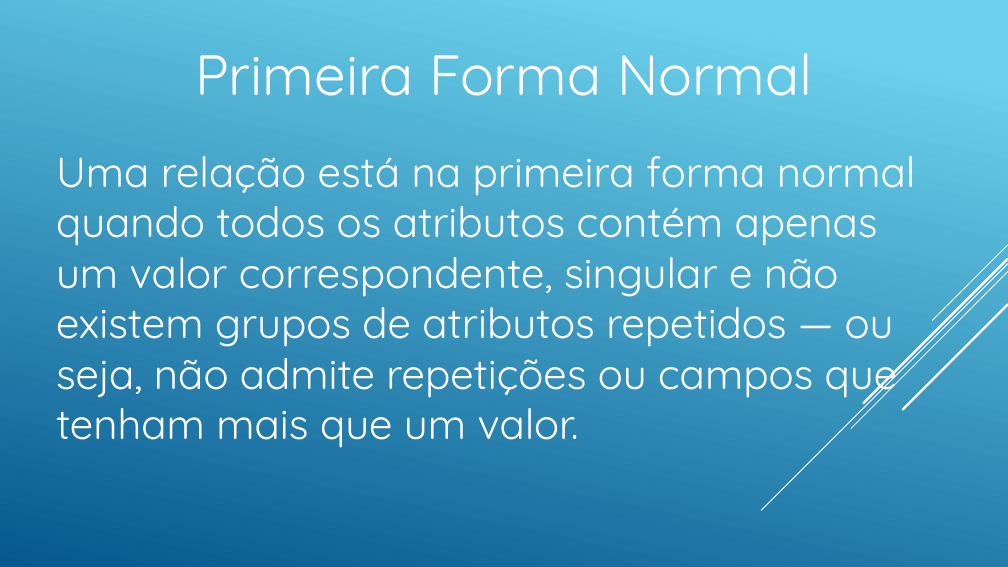
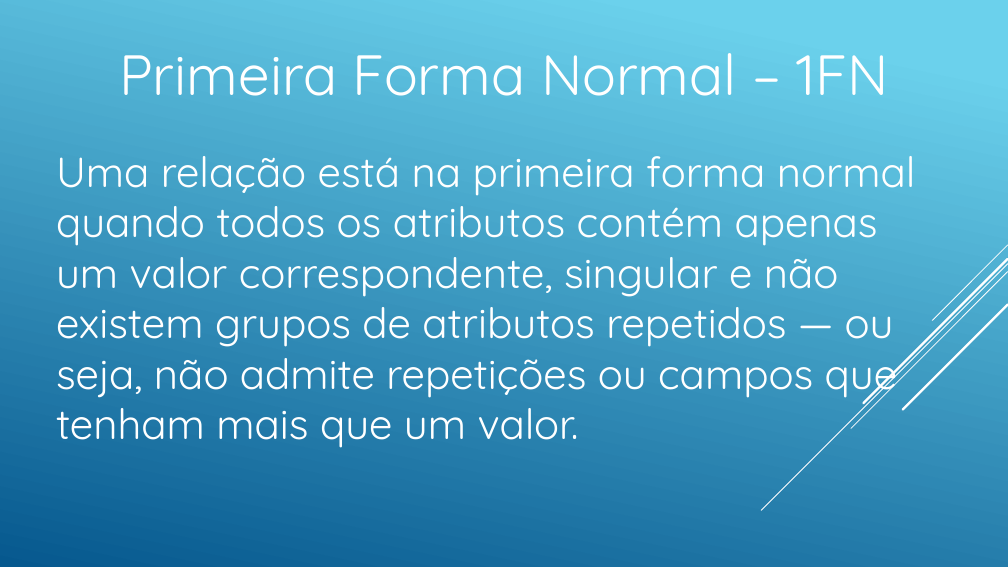
Before and after one commit to andreneves/BDIII, a slide deck: slide 7 of BDIIIA10.pptx. Drawn at 1008x567 pixels with LibreOffice and Linux fonts; fonts in the diff are those of the drawing. Boxes give left, top, right and bottom in pixels: in the first picture for what was removed or moved away, otherwise in the second. Text is boxed around its words. In the diff, an @@ line names an element or a change of style, - is before the commit and + after.

```diff
--- a/BDIIIA10.pptx
+++ b/BDIIIA10.pptx
@@ text at <box>119,53,889,96</box>: text changed @@
-Primeira Forma Normal
+Primeira Forma Normal – 1FN
```
Also in this commit, not shown: 5 other slides changed.
